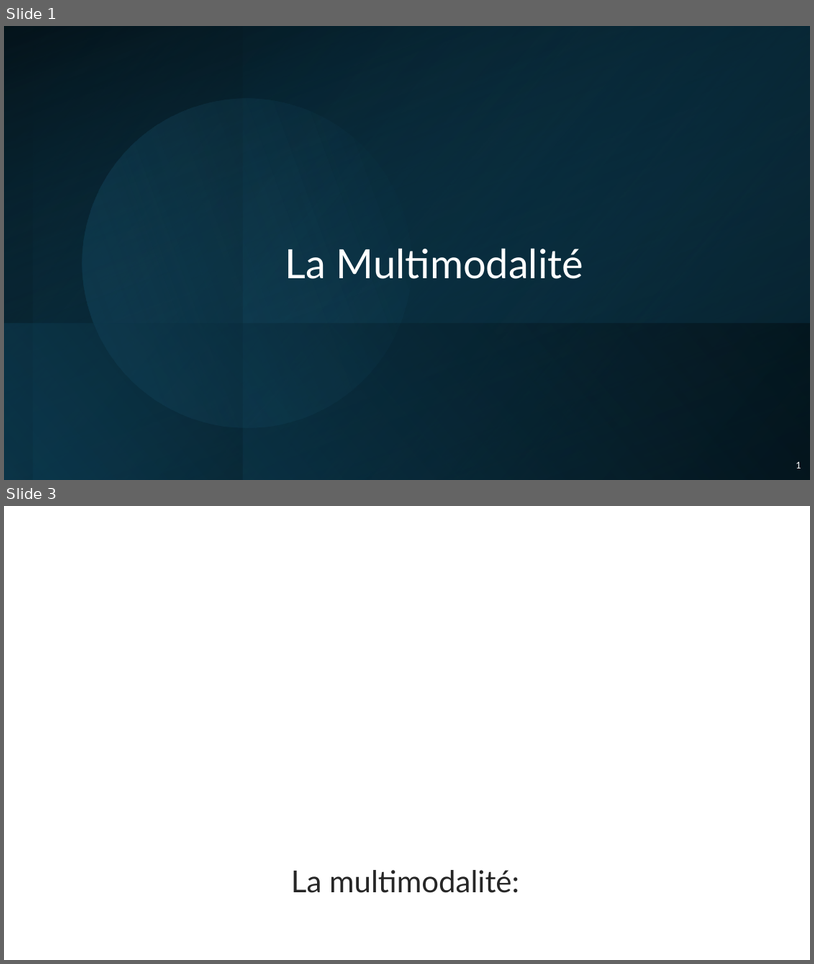
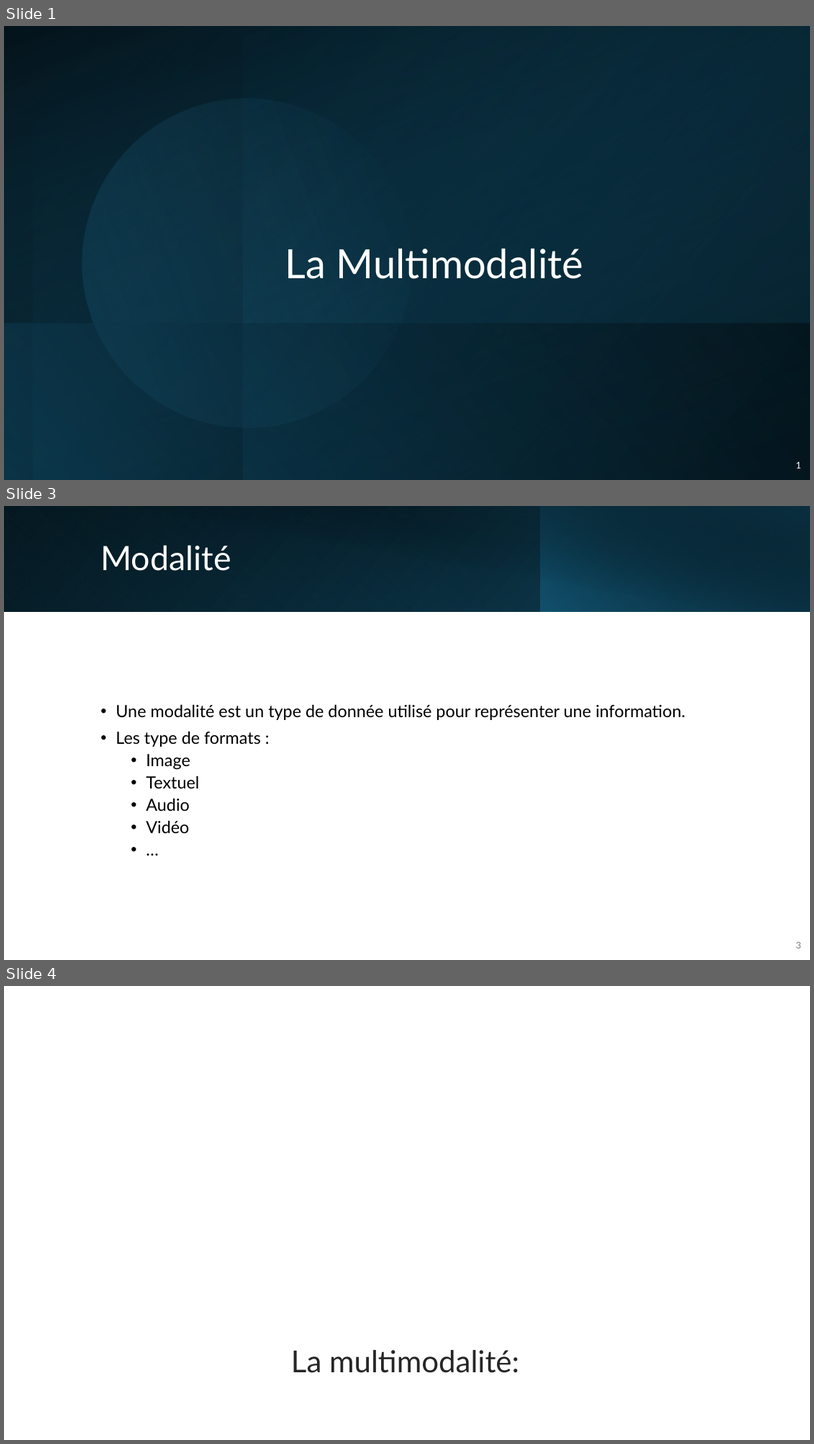
Before and after one commit to IzowRM/Stage-Cetic, a slide deck: Doc Slide/Presentation_du_27_01.pptx. Shown one above the other, each under a label of ours: slides 1 and 3 before the commit, slides 1, 3 and 4 after it; the slides between them are not shown. The pictures are 814x964 and 814x1444 pixels, drawn with LibreOffice and Linux fonts; fonts in the diff are those of the drawing; background and template pictures are left out. Boxes give left, top, right and bottom in pixels: in the first picture for what was removed or moved away, otherwise in the second. Text is boxed around its words. In the diff, an @@ line names an element or a change of style, - is before the commit and + after.

```diff
--- a/Doc Slide/Presentation_du_27_01.pptx
+++ b/Doc Slide/Presentation_du_27_01.pptx
@@ slide 3 added at <box>4,506,810,960</box>, background #FFFFFF @@
@@ rectangle added at <box>4,506,810,611</box>, fill gradient #000000 to #104862 @@
@@ rectangle added at <box>4,506,541,611</box>, fill gradient #156082 to #0B3041 @@
@@ rectangle added at <box>34,506,810,612</box>, fill gradient #000000 to #0B3041 @@
@@ rectangle added at <box>540,506,810,611</box>, fill gradient #156082 to #000000 @@
@@ title added at <box>100,545,232,571</box>, 40 pt, text #FFFFFF @@
+Modalité
@@ text added at <box>116,704,686,833</box>, 20 pt, text #000000 @@
+• Une modalité est un type de donnée utilisé pour représenter une information.
+• Les type de formats :
+  • Image
+  • Textuel
+  • Audio
+  • Vidéo
+  • …
@@ page number added at <box>796,942,801,948</box>, 11 pt, text #808080 @@
+3
@@ what was slide 3 is now slide 4 @@
```
Also in this commit, not shown: 10 slides changed, 7 other slides added, 6 slides removed, 3 other files.
